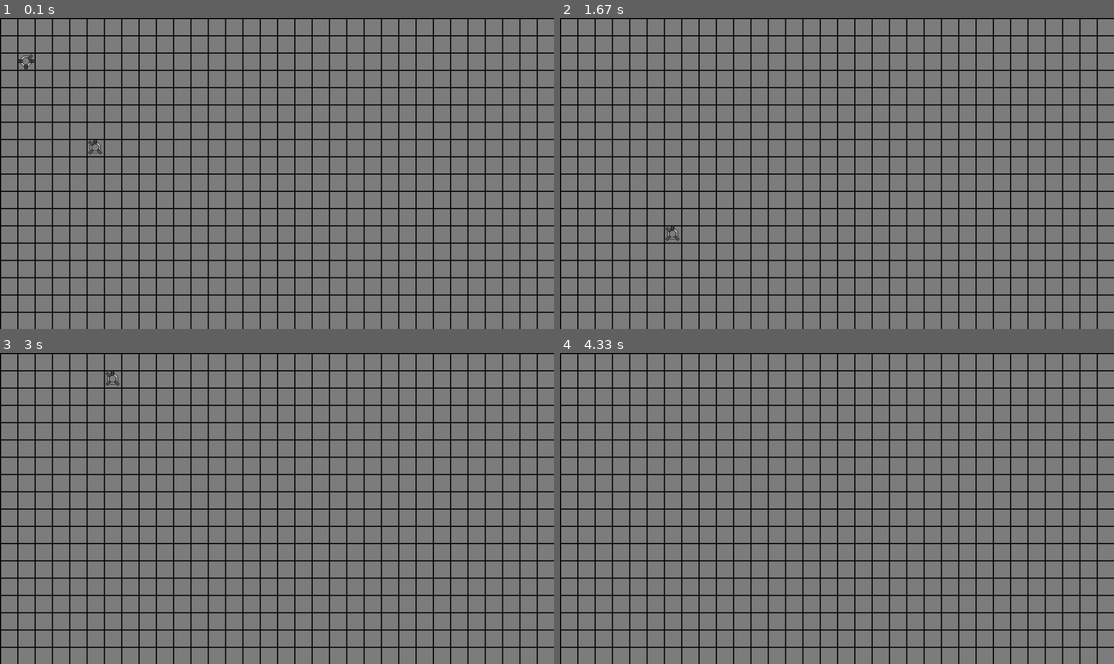
Above: before the commit, frames 1-4 (two rows, left to right).
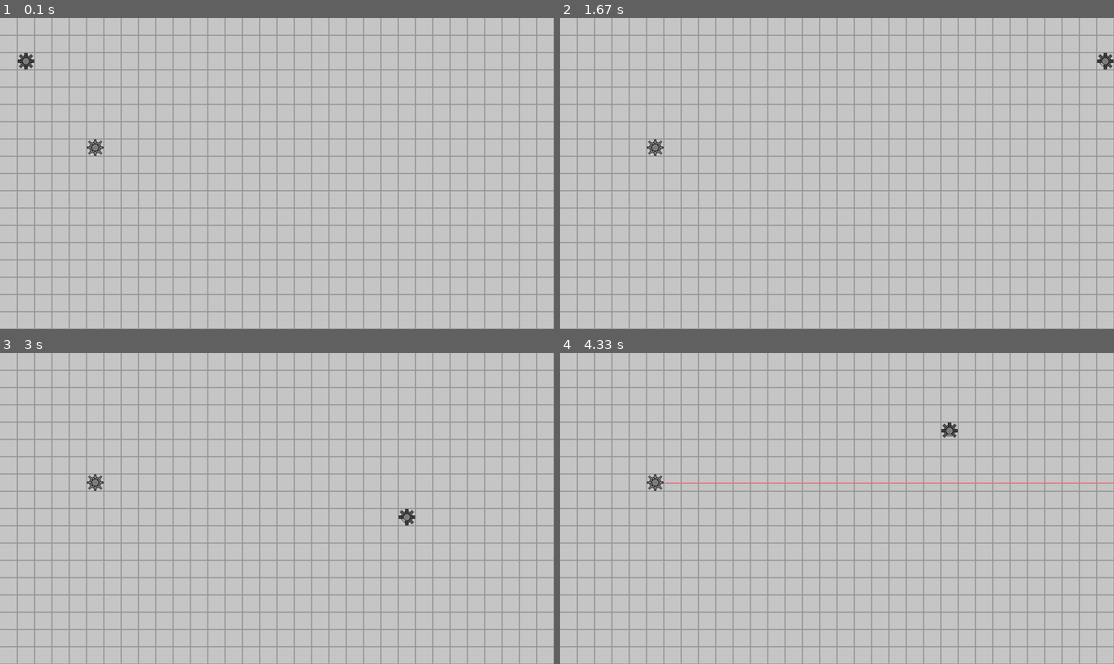
Above: after the commit, the same moments.

Repository: beppep/Octgame
Game: pygame game, started from octogame.py
Two runs of this game, one before a commit and one after it. Both use one fixed random seed, a clock stepped at 60 frames per second and the inputs below.
Inputs:
- Up to frame 1 (0.1 s): no input
- Up to frame 2 (1.67 s): hold E 0.33-0.8 s; hold D 0.33-0.8 s; tap Z at 0.83 s; hold D 1.17-1.63 s; tap X at 1.23, 1.53 s; tap C at 1.32 s
- Up to frame 3 (3 s): hold W 1.67-1.97 s; tap X at 1.73, 2.57, 2.87 s; hold A from 2.5 s (still down); tap C at 2.65 s
- Up to frame 4 (4.33 s): release A at 3.03 s; hold S 3.07-3.37 s; tap X at 3.13, 3.47, 3.77, 3.9, 4.3 s; hold A 3.4-3.8 s; tap E at 3.55 s; hold W 3.83-4.2 s; tap C at 3.98 s; hold D from 4.23 s (still down)

The runs differ from the first frame. In frame 1, 100% of the frame differs, in the area x 0-100%, y 0-100%; in frame 2, 100%; in frame 3, 100%; in frame 4, 100%.

Commit message:
Add Laser Rotate Death Damage

Diff:
--- a/octogame.py
+++ b/octogame.py
@@ -47,55 +47,92 @@
         self.x=x
         self.y=y
         self.layout = layout
+        self.dirX=0
+        self.dirY=0
 
         players.append(self)
 
-    def Use(self, slot):
+    def hurt(self,slot):
+        if(self.layout[slot] == 0):
+            self.die()
+        else:
+            self.layout[slot] = 0
+
+    def die(self):
+        print("Death")
+        #players.pop(players.index(self))
+
+    def use(self, slot):
         global playerTurn
-        print("Use","playerturn", playerTurn,"slot",slot,"weapon",self.layout[slot])
+        global gameDisplay
+        print(gameDisplay)
+        opponent = players[1-playerTurn]
+        #print("Use","playerturn", playerTurn,"slot",slot,"weapon",self.layout[slot])
         #SET DIRECTIONS
 
-        dirX=0
-        dirY=0
+        self.dirX=0
+        self.dirY=0
         if(slot == 2 or slot == 3 or slot == 4):
-            dirX = 1
+            self.dirX = 1
         if(slot == 6 or slot == 7 or slot == 8):
-            dirX = -1
+            self.dirX = -1
         if(slot == 1 or slot == 2 or slot == 8):
-            dirY = -1
+            self.dirY = -1
         if(slot == 4 or slot == 5 or slot == 6):
-            dirY = 1
-
+            self.dirY = 1
         #DO ACTION
 
-        if(not(dirX==0 and dirY==0)):
+        if(not(self.dirX==0 and self.dirY==0)):
 
             #DO WEAPON ACTION
 
             if (self.layout[slot] == 0):
                 pass
             if (self.layout[slot] == 1):
-                self.x+=dirX
-                self.y+=dirY
-                print("move",dirX,dirY)
-            if (self.layout[slot] == 2):
-                pass
+                newx = self.x + self.dirX
+                newy = self.y + self.dirY
+                if(newy>=0 and newy<18 and newx>=0 and newx<32 and not(newy == players[1-playerTurn].y and newx == players[1-playerTurn].x)):
+                    self.x = newx
+                    self.y = newy
+                    #print("move",dirX,dirY)
+            if (self.layout[slot] == 3):
+                #print("shoot")
+
+                pygame.draw.line(gameDisplay,(255,100,120),[self.x*32+16,self.y*32+16],[self.x*32+self.dirX*32*32+16,self.y*32+self.dirY*32*32+16],2)
+                opponent = players[1-playerTurn]
+                if(math.atan2(-self.dirY,-self.dirX) == math.atan2(self.y-opponent.y,self.x-opponent.x)):
+                    opponent.hurt((slot+4-1)%8+1)
+                    print("Hurt")
+
 
         else:
 
             #DO CORE ACTION
 
-            if(self.layout[slot] == 0):
-                pass
+            if(self.layout[slot] == 1):
+                self.layout = rotateList(self.layout,1)
+            if(self.layout[slot] == 2):
+                self.layout = rotateList(self.layout,7)
+
 
         #END TURN
 
         #time.sleep(2)
         playerTurn=1-playerTurn
 
+def rotateList(l,iterations):
+    for i in range(iterations):
+        temporaryCore=l.pop(0)
+        l=[temporaryCore]+[l[j-1] for j in range(len(l))]
+    return l
 
-player1=Player(5,7,[0,1,0,0,1,0,1,0,1,0])
-player2=Player(1,2,[0,0,1,1,0,1,0,1,0,0])
+
+
+
+
+
+player1=Player(5,7,[3,3,3,3,3,3,3,3,3])
+player2=Player(1,2,[1,1,1,1,1,1,1,1,1])
 
 
 global gameDisplay
@@ -105,23 +142,24 @@
 while jump_out == False:
 
     #INPUT
-
+    gameDisplay.fill((200,200,200))
     keys = pygame.key.get_pressed()
     for i in range(len(controls)):
     	if(keys[controls[i]]):
-    		print("slot", i)
-    		players[playerTurn].Use(i)
+    		#print("slot", i)
+    		players[playerTurn].use(i)
 
 
     #GRAPHICS
 
-    gameDisplay.fill((127,127,127))
+
 
     #GRID
+    g_color=150
     for i in range(33):
-    	pygame.draw.line(gameDisplay,(0,0,0),[i*32,0],[i*32,32*18],2)
+    	pygame.draw.line(gameDisplay,(g_color,g_color,g_color),[i*32-1,0],[i*32-1,32*18],2)
     	if(i<19):
-    		pygame.draw.line(gameDisplay,(0,0,0),[0,i*32],[32*32,32*i],2)
+    		pygame.draw.line(gameDisplay,(g_color,g_color,g_color),[0,i*32-1],[32*32,32*i-1],2)
 
     for player in players:
 
